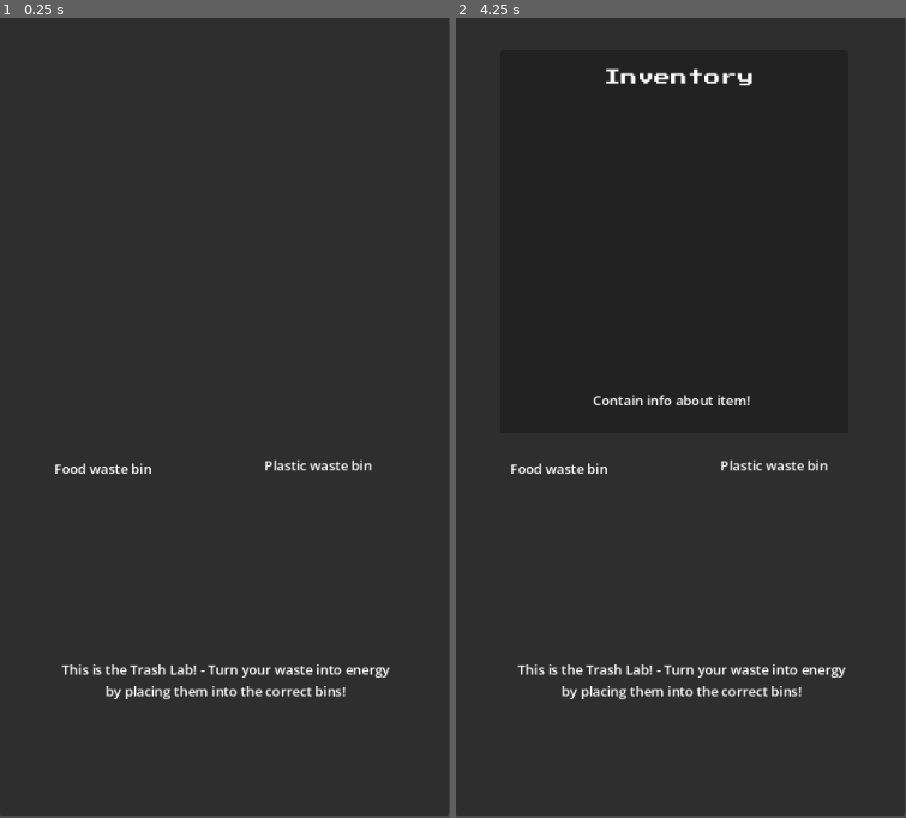
Above: before the commit, frames 1-2 (left to right).
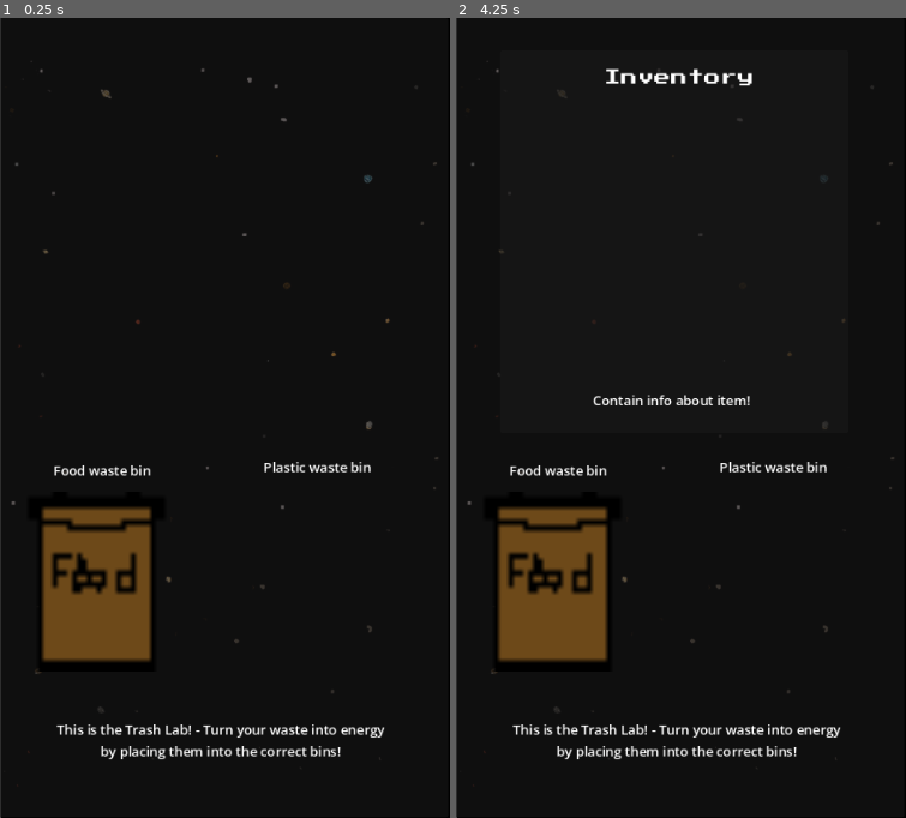
Above: after the commit, the same moments.

Repository: patsygibson/the_space_waste_game
Game: Godot game, scene res://scenes/locations/trash_lab.tscn
Same seed, same stepped clock (60 frames per second), same inputs: the game is played once before the commit and once after it. This scene is started directly instead of the project's main scene.
Inputs:
- Up to frame 1 (0.25 s): no input
- Up to frame 2 (4.25 s): tap Enter at 0.5 s; hold Right (move_right) 0.53-1.28 s; tap W (shield_activation) at 0.6, 2.1, 3.6 s; tap R (reset) every 0.75 s from 1.25 to 3.5 s; hold Down (move_down) 1.28-2.03 s; tap Space (shoot) at 1.35, 2.85 s; hold Right (move_right) 2.03-2.78 s; hold Up (move_up) 2.78-3.53 s; hold Left (move_left) from 3.53 s (still down); tap I (Inventory) at 4.15 s

The runs differ from the first frame. In frame 1, 99% of the frame differs, in the area x 0-100%, y 0-100%; in frame 2, 62%.

Commit message:
Debugging
I managed to locate where the bug was with some print statements and found that everything was running and it was printing everything however it wasn't detecting the food bin. So it was acknowledging the item being dragged and was identifying its item data resource and its category. But it jut wasn't detecting the Food bin or the food bin wasn't responding to the item being dropped over it. I then put on a texture rect over it, reorganised it so that it's within the UI layer and then set the food bin's mouse to ignore  and now we know the food bin is detecting the item as it was outputting "Food bin: checking dropped item". However I'm not seeing seeing the drop being accepted yet as it's not outputting "Item recycled". To be continued

Diff:
--- /dev/null
+++ b/scenes/characters/food_bin.tscn
@@ -0,0 +1,29 @@
+[gd_scene format=3 uid="uid://dc2sw7j5uhwu7"]
+
+[ext_resource type="Script" uid="uid://cvgp35t6saugc" path="res://scripts/characters/food_bin.gd" id="1_0wyo8"]
+[ext_resource type="Texture2D" uid="uid://jp2dkpyhoxwv" path="res://assets/Food_Bin.png" id="1_yu0rw"]
+
+[node name="Food bin" type="Control" unique_id=1753618638]
+layout_mode = 3
+anchors_preset = 15
+anchor_right = 1.0
+anchor_bottom = 1.0
+offset_top = 1.0
+grow_horizontal = 2
+grow_vertical = 2
+script = ExtResource("1_0wyo8")
+
+[node name="TextureRect" type="TextureRect" parent="." unique_id=503168383]
+layout_mode = 1
+anchors_preset = 8
+anchor_left = 0.5
+anchor_top = 0.5
+anchor_right = 0.5
+anchor_bottom = 0.5
+offset_left = -93.0
+offset_top = -107.5
+offset_right = 95.0
+offset_bottom = 109.0
+grow_horizontal = 2
+grow_vertical = 2
+texture = ExtResource("1_yu0rw")
--- a/scenes/locations/trash_lab.tscn
+++ b/scenes/locations/trash_lab.tscn
@@ -1,31 +1,37 @@
 [gd_scene format=3 uid="uid://u2yg1intweqi"]
 
 [ext_resource type="Script" uid="uid://di552mq6awdky" path="res://scripts/locations/trash_lab.gd" id="1_rthcw"]
+[ext_resource type="Texture2D" uid="uid://yxwnm5h5m2ce" path="res://assets/background.png" id="2_7ql6m"]
 [ext_resource type="PackedScene" uid="uid://bb0nm12o2wcx2" path="res://scenes/locations/inventory/inventory.tscn" id="2_eycxf"]
-[ext_resource type="Script" uid="uid://cvgp35t6saugc" path="res://scripts/characters/food_bin.gd" id="3_eycxf"]
+[ext_resource type="PackedScene" uid="uid://dc2sw7j5uhwu7" path="res://scenes/characters/food_bin.tscn" id="3_4m7e2"]
 
 [node name="Trash Lab" type="Node2D" unique_id=497485094]
+position = Vector2(2, 0)
 script = ExtResource("1_rthcw")
+
+[node name="BG" type="TextureRect" parent="." unique_id=383442943]
+offset_right = 540.0
+offset_bottom = 960.0
+texture = ExtResource("2_7ql6m")
 
 [node name="UILayer" type="CanvasLayer" parent="." unique_id=28576614]
 
 [node name="Panel" type="Panel" parent="UILayer" unique_id=1180783446]
-offset_left = -1.0
-offset_top = -2.0
-offset_right = 539.0
-offset_bottom = 957.0
+offset_left = -2.0
+offset_right = 538.0
+offset_bottom = 959.0
 
 [node name="Instructions" type="Label" parent="UILayer/Panel" unique_id=1257996976]
 layout_mode = 1
 anchors_preset = -1
-anchor_left = 0.13900001
-anchor_top = 0.80500007
+anchor_left = 0.13000001
+anchor_top = 0.878
 anchor_right = 0.86700004
-anchor_bottom = 0.85600007
-offset_left = -0.060005188
-offset_top = 0.0049438477
-offset_right = -0.1800232
-offset_bottom = 0.095947266
+anchor_bottom = 0.929
+offset_left = -0.20000458
+offset_top = -0.0020141602
+offset_right = -5.180023
+offset_bottom = 0.08898926
 text = "This is the Trash Lab! - Turn your waste into energy
  by placing them into the correct bins! "
 horizontal_alignment = 1
@@ -58,24 +64,21 @@
 text = "Plastic waste bin"
 horizontal_alignment = 1
 
-[node name="Inventory" parent="UILayer" unique_id=313939651 instance=ExtResource("2_eycxf")]
-visible = false
-offset_left = 1.0
-offset_top = -107.0
-offset_right = 1.0
-offset_bottom = -107.0
+[node name="Food bin" parent="UILayer" unique_id=1753618638 instance=ExtResource("3_4m7e2")]
+anchors_preset = -1
+anchor_left = 0.21300001
+anchor_top = 0.703
+anchor_right = 0.21300001
+anchor_bottom = 0.703
+offset_left = -0.020004272
+offset_top = 0.11999512
+offset_right = -0.020004272
+offset_bottom = 0.11999512
+grow_horizontal = 1
+grow_vertical = 1
+mouse_filter = 2
 
-[node name="Food Bin" type="Control" parent="." unique_id=1289281912]
-layout_mode = 3
-anchors_preset = 0
-offset_left = 63.000008
-offset_top = 559.0
-offset_right = 103.00001
-offset_bottom = 599.0
-scale = Vector2(3.1840374, 4.4309816)
-script = ExtResource("3_eycxf")
-
-[node name="Plastic Bin" type="Control" parent="." unique_id=1690104384]
+[node name="Plastic Bin" type="Control" parent="UILayer" unique_id=1690104384]
 layout_mode = 3
 anchors_preset = 0
 offset_left = 322.00003
@@ -83,3 +86,10 @@
 offset_right = 362.00003
 offset_bottom = 599.0
 scale = Vector2(3.1840374, 4.4309816)
+
+[node name="Inventory" parent="UILayer" unique_id=313939651 instance=ExtResource("2_eycxf")]
+visible = false
+offset_left = 1.0
+offset_top = -107.0
+offset_right = 1.0
+offset_bottom = -107.0
--- a/scripts/characters/food_bin.gd
+++ b/scripts/characters/food_bin.gd
@@ -1,12 +1,22 @@
 extends Control
 
+func _ready() -> void:
+	print("FOOD BIN IS HERE!!!!")
+
 func _can_drop_data(_at_position: Vector2, data: Variant) -> bool:
+	print("FOOD BIN: checking dropped item")
+
 	if not data is Dictionary:  #If the item does not have any of the familiar names
+		print("Food bin: Data is not a dictionary")
 		return false
 	var item = data.get("item")
 
 	if item == null:
+		print("Food bin:no item found")
 		return false
+	print("Food Bin: Item name: ", item.item_name)
+	print("Food Bin: Item category: ", item.category)
+
 	return item.category == "FOOD"
 
 func _drop_data(_at_position: Vector2, data: Variant) -> void:
@@ -14,4 +24,7 @@
 	var source_slot = data["source_slot"]
 
 	source_slot.remove_item_component()
+
+	Game.save_items()
+
 	print(item.item_name, " was recycled!")
--- a/scripts/locations/inventory/inventoryslot.gd
+++ b/scripts/locations/inventory/inventoryslot.gd
@@ -51,9 +51,14 @@
 
 #NEW FUNCTION SO WE CAN GET THE ITEMS AND DRAG THEM INTO THE BIN IN TRASH LAB
 func _get_drag_data(_at_position: Vector2):
+		print("DRAG STARTED!!!!!!!!!!")
+		print("item data: ", item_data)
 
 		if item_data == null:
+			print("No item data in this slot!!!")
 			return null
+		print("SENDING ITEM: ", item_data.item_name)
+		print("Seding category: ", item_data.category)
 
 		var data = {"item": item_data, "source_slot": self}
 
--- a/scripts/locations/trash_lab.gd
+++ b/scripts/locations/trash_lab.gd
@@ -3,6 +3,7 @@
 
 # Called when the node enters the scene tree for the first time.
 func _ready() -> void:
+	print("TRASH LAB IS RUNNING!!!!")
 	Game.set_inventory($UILayer/Inventory)
 	Game.load_items()
 
@@ -11,13 +12,3 @@
 func _process(_delta: float) -> void:
 	if Input.is_action_just_pressed("Inventory"):
 		invt.visible = not invt.visible
-
-func _drop_item(_at_position: Vector2, data) -> void:
-	var item = data["item"]
-	var source_slot = data["source slot"]
-
-	source_slot.remove_item_component() #Function from InventorySlot being called
-
-	Game.save_items()  #Function from Game manager being called
-
-	print(item.item_name, " was recycled!")
Binary file added: assets/Food_Bin.png
Not shown, added: assets/Food_Bin.png.import
